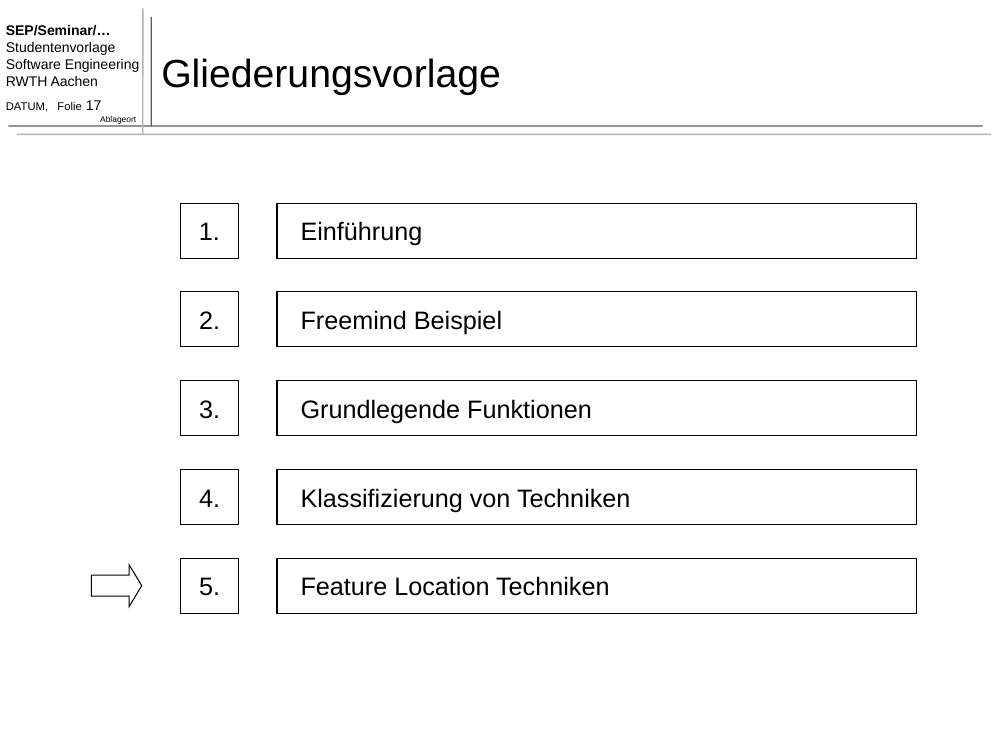
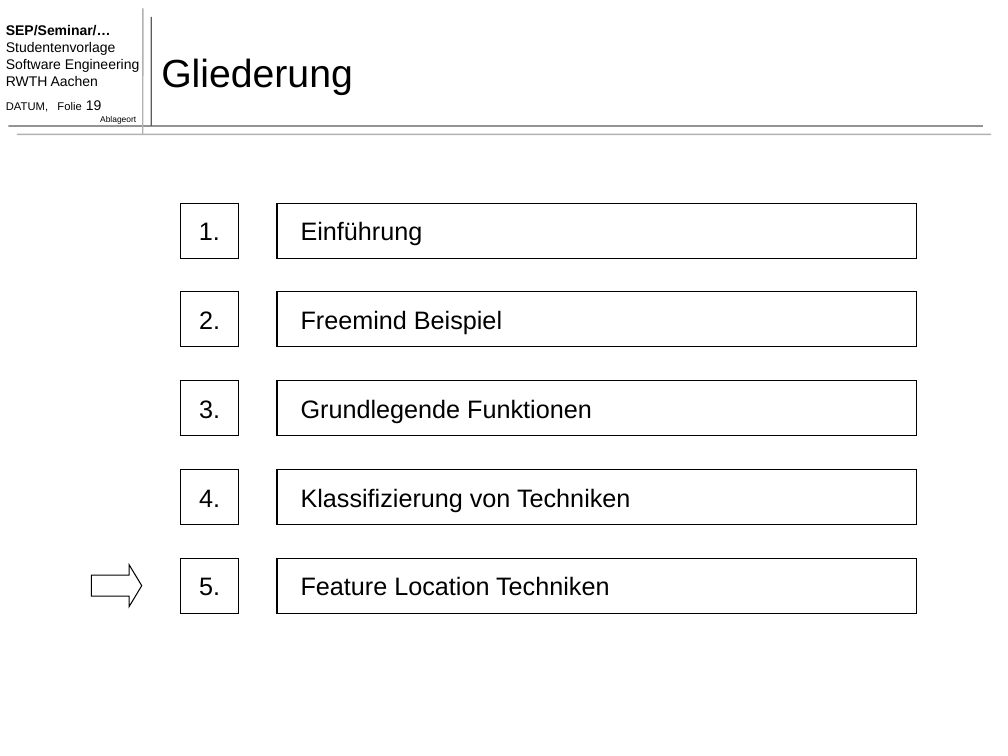
Before and after one commit to TimoBergerbusch/feature-location-techniques, a slide deck: slide 19 of Feature Location Techniques - Präsentation.pptx (slide 17 before the commit). Drawn at 1008x756 pixels with LibreOffice and Linux fonts; fonts in the diff are those of the drawing. Boxes give left, top, right and bottom in pixels: in the first picture for what was removed or moved away, otherwise in the second. Text is boxed around its words. In the diff, an @@ line names an element or a change of style, - is before the commit and + after.

```diff
--- a/Feature Location Techniques - Präsentation.pptx
+++ b/Feature Location Techniques - Präsentation.pptx
@@ title at [161,58,353,95]: text changed @@
-Gliederungsvorlage
+Gliederung
@@ text at [6,100,102,112]: text changed @@
-DATUM, Folie 17
+DATUM, Folie 19
```
Also in this commit, not shown: 8 other slides changed, 2 slides added.
